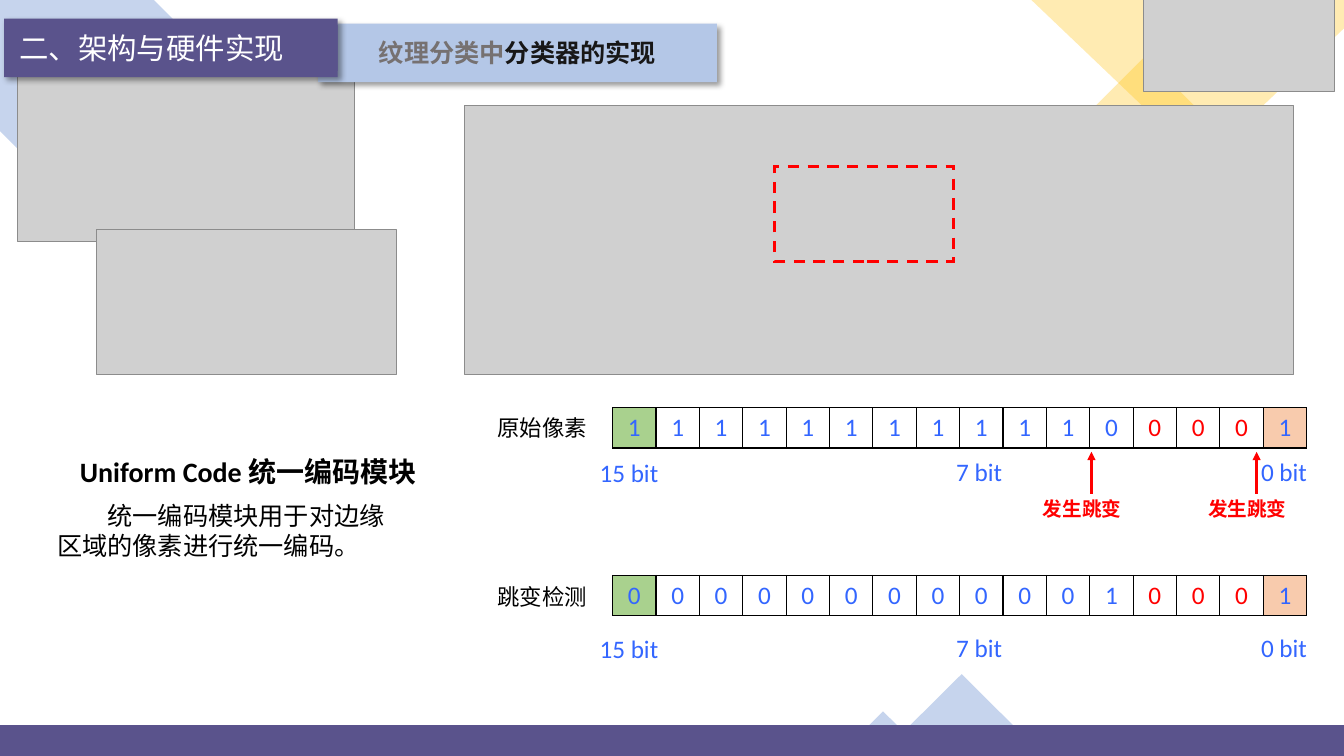
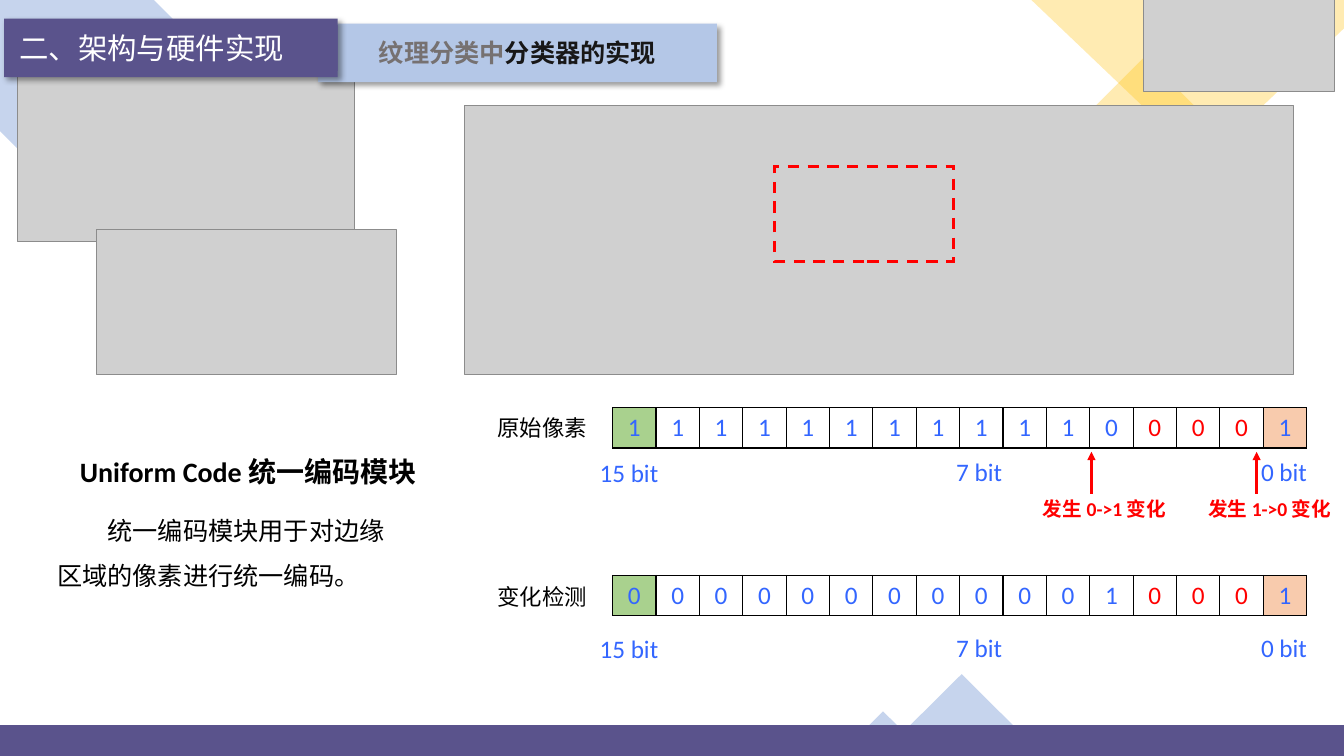
Before and after one commit to jjyy-Huang/LoG-UTE-RAISR-Doc, a slide deck: slide 17 of presentation/PPT.pptx. Drawn at 1344x756 pixels with LibreOffice and Linux fonts; fonts in the diff are those of the drawing; grey boxes stand for pictures; background and template pictures are left out. Boxes give left, top, right and bottom in pixels: in the first picture for what was removed or moved away, otherwise in the second. Text is boxed around its words. In the diff, an @@ line names an element or a change of style, - is before the commit and + after.

```diff
--- a/presentation/PPT.pptx
+++ b/presentation/PPT.pptx
@@ text "统一编码模块用于对边缘区域的像素进行统一编码。" at (x1=57, y1=518, x2=384, y2=587): line spacing 1 to 1.5 @@
@@ text at (x1=1043, y1=499, x2=1166, y2=518): text changed @@
-发生跳变
+发生 0->1 变化
@@ text at (x1=1208, y1=499, x2=1331, y2=518): text changed @@
-发生跳变
+发生 1->0 变化
@@ text at (x1=498, y1=586, x2=587, y2=607): text changed @@
-跳变检测
+变化检测
```
Also in this commit, not shown: 20 other slides changed, 5 slides added, 58 other files.
